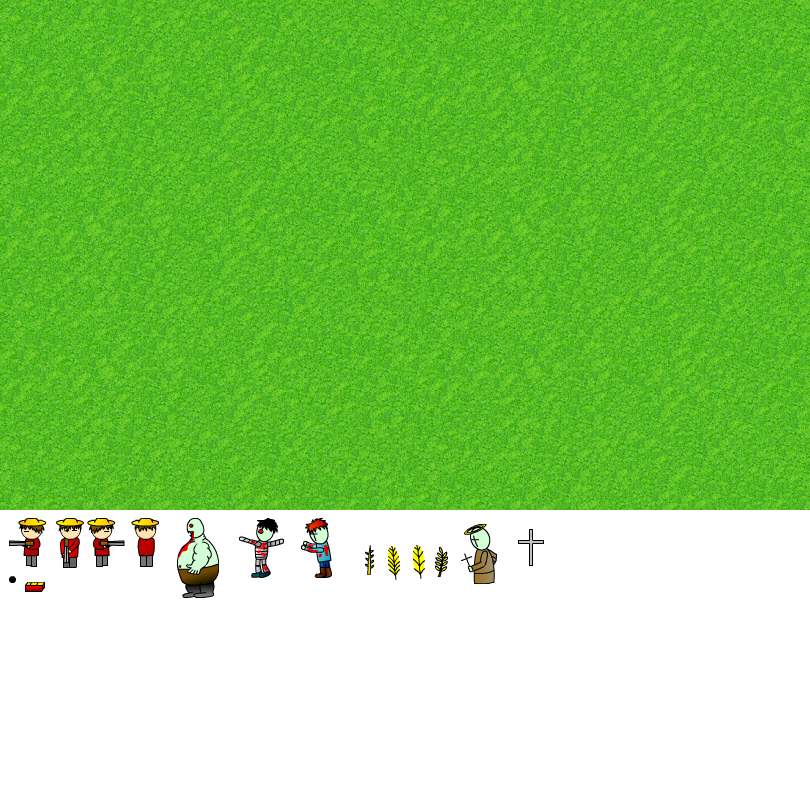
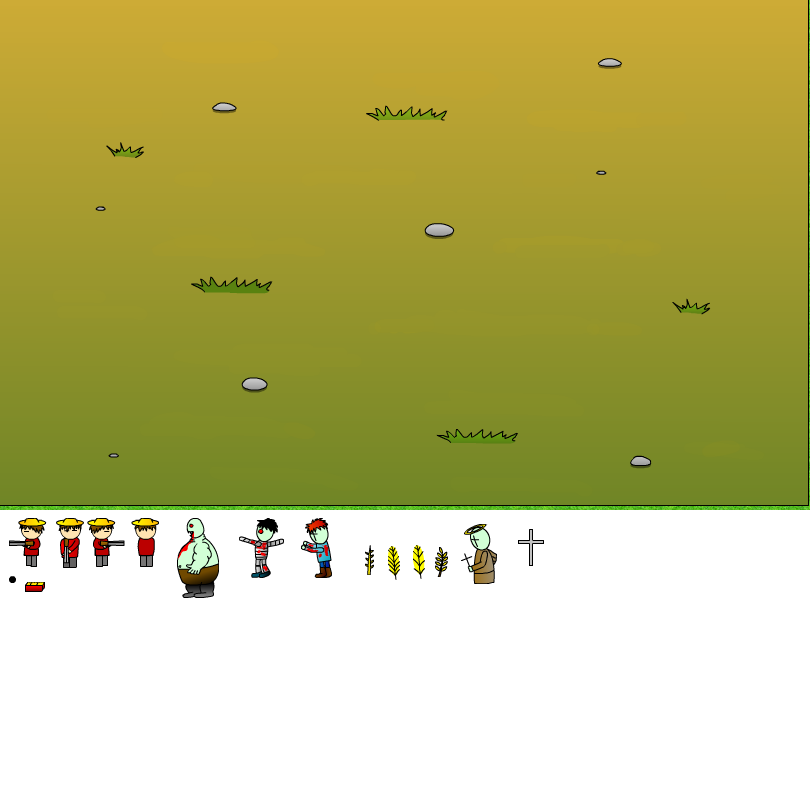
Two versions of the same layered image (810px x 800px). Layer-by-layer changes:
renamed "Layer 3" to "Layer 1", painted on it over (x1=0, y1=0, x2=809, y2=506)
